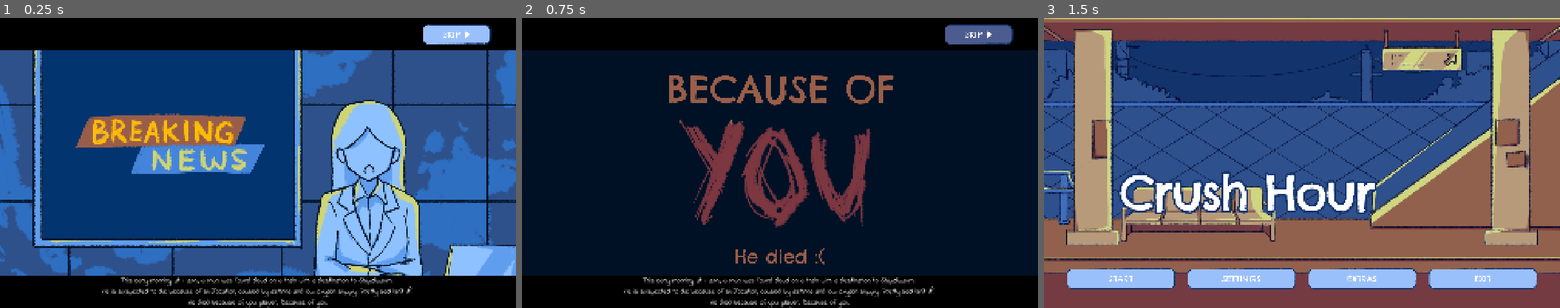
Above: before the commit, frames 1-3 (left to right).
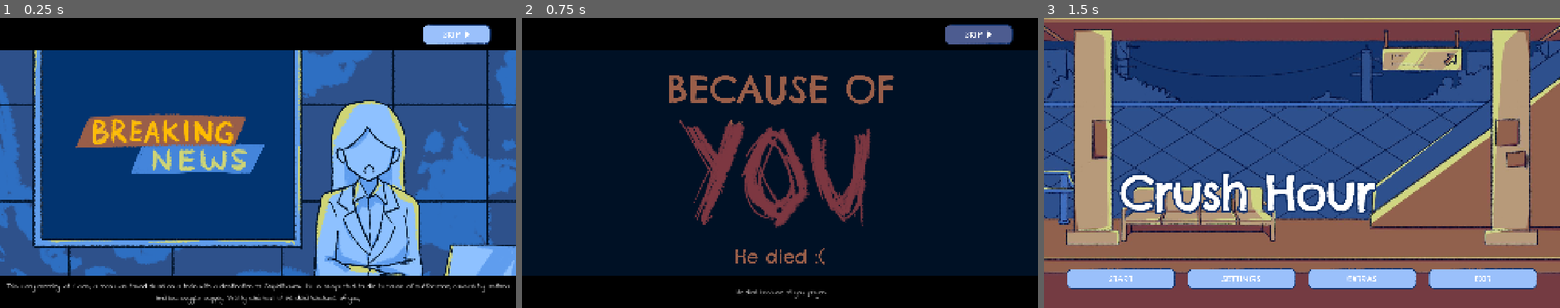
Above: after the commit, the same moments.

Repository: FarCeng/Crush-Hour
Game: Godot game, scene res://scene/scene_kalah.tscn
Same seed, same stepped clock (60 frames per second), same inputs: the game is played once before the commit and once after it. This scene is started directly instead of the project's main scene.
Inputs (mouse positions are in pixels of both pictures, inside the frame that each line leads up to):
- Up to frame 1 (0.25 s): no input
- Up to frame 2 (0.75 s): click (981, 35) at 0.5 s
- Up to frame 3 (1.5 s): click (1503, 35) at 1.25 s

The runs differ from the first frame. In frame 1, 2.6% of the frame differs, in the area x 1-99%, y 89-100%; in frame 2, 1.5%; in frame 3, nothing differs.

Commit message:
fix: mengganti teks di cutscene

Diff:
--- a/scene/scene_kalah.tscn
+++ b/scene/scene_kalah.tscn
@@ -47,14 +47,14 @@
 anchor_top = 1.0
 anchor_right = 1.0
 anchor_bottom = 1.0
-offset_top = -120.0
+offset_top = -100.0
+offset_bottom = -15.0
 grow_horizontal = 2
 grow_vertical = 0
 theme_override_fonts/font = ExtResource("3_2cikm")
-theme_override_font_sizes/font_size = 25
-text = "This early morning, at 1 a.m., a man was found dead on a train with a destination to Shipidibaum.
-He is suspected to die because of suffocation, caused by asthma and low oxygen supply. Pretty sad isn’t it?
-He died because of you, player. Because of you."
+theme_override_font_sizes/font_size = 27
+text = "This early morning, at 1 a.m., a man was found dead on a train with a destination to Shipidibaum.  He is suspected to die because of suffocation, caused by asthma
+and low oxygen supply. Pretty sad isn’t it? He died because of you,"
 horizontal_alignment = 1
 
 [node name="Timer" type="Timer" parent="Cutscene 1"]
@@ -83,9 +83,7 @@
 grow_vertical = 0
 theme_override_fonts/font = ExtResource("3_2cikm")
 theme_override_font_sizes/font_size = 25
-text = "This early morning, at 1 a.m., a man was found dead on a train with a destination to Shipidibaum.
-He is suspected to die because of suffocation, caused by asthma and low oxygen supply. Pretty sad isn’t it?
-He died because of you, player. Because of you."
+text = " He died because of you, player."
 horizontal_alignment = 1
 
 [node name="Timer" type="Timer" parent="Cutscene 2"]
